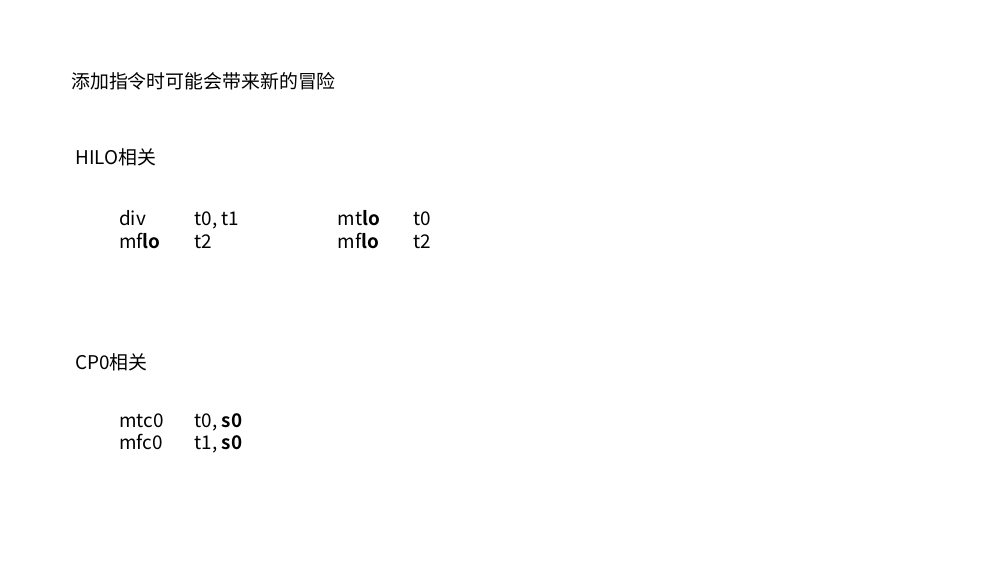
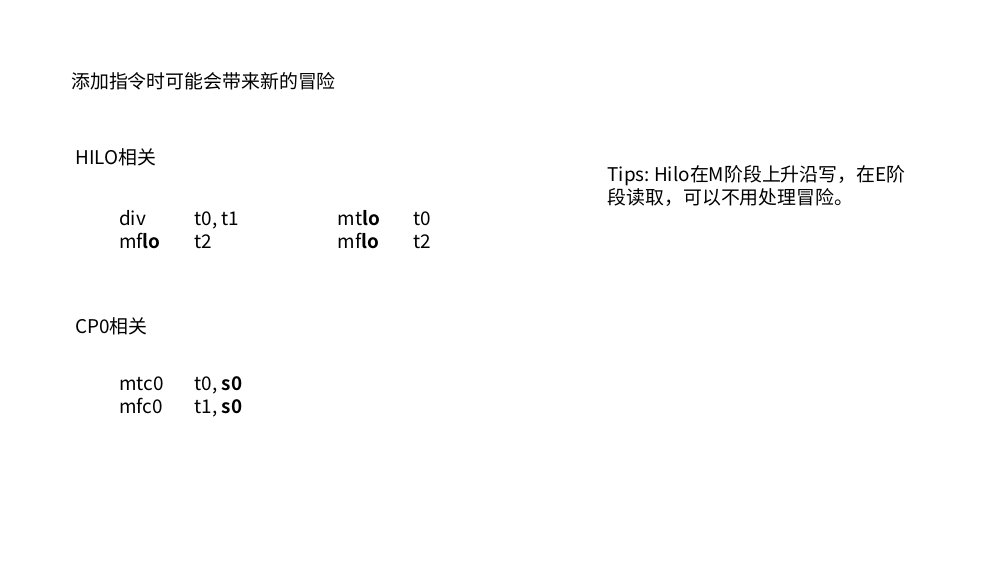
Before and after one commit to y0fy/CO-lab-material-CQU, a slide deck: slide 15 of doc/ppt/2020/硬综讲解1.pptx. Drawn at 1008x567 pixels with LibreOffice and Linux fonts; fonts in the diff are those of the drawing. Boxes give left, top, right and bottom in pixels: in the first picture for what was removed or moved away, otherwise in the second. Text is boxed around its words. In the diff, an @@ line names an element or a change of style, - is before the commit and + after.

```diff
--- a/doc/ppt/2020/硬综讲解1.pptx
+++ b/doc/ppt/2020/硬综讲解1.pptx
@@ text added at box(608, 165, 905, 206), 18 pt, text #000000 @@
+Tips: Hilo在M阶段上升沿写，在E阶段读取，可以不用处理冒险。
@@ text "CP0相关": place and size @@
-text "CP0相关" at box(75, 353, 147, 371)
+text "CP0相关" at box(75, 317, 147, 335)
@@ text "mtc0 t0, s0": place and size @@
-text "mtc0 t0, s0" at box(119, 413, 242, 453)
+text "mtc0 t0, s0" at box(119, 376, 242, 417)
```
Also in this commit, not shown: 13 other slides changed, 23 slides added, 6 slides removed, 3 other files.
